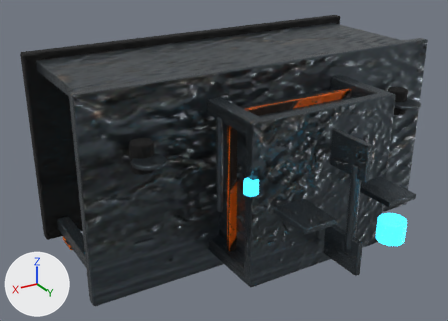
The Blender file source/aetherfall_landmarks.blend, before and after one commit.
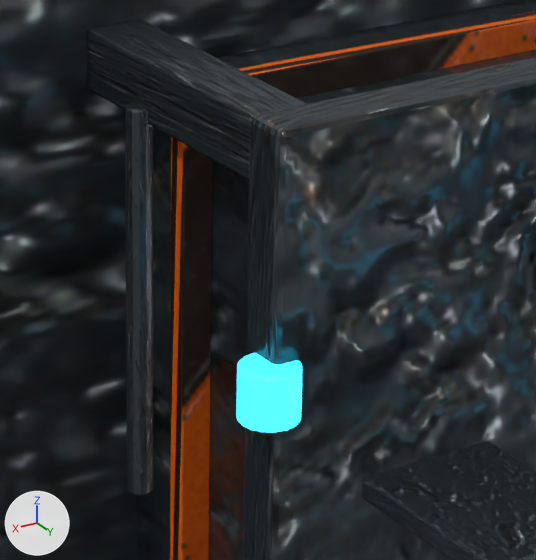
The first picture shows the older version from a 50 mm camera at (9.14, 16.77, 6.65) aimed at (1.25, 3.62, 0.08). The close-ups show the older and then the newer version on the part from 42% to 70% of the width and 29% to 71% of the height of that picture. Only the edits that show in the close-ups are written down. Lighting does not change. The marker at lower left points along +X, +Y and +Z.

Objects in the first close-up: 'HangarRoof', 'OutpostBeacon', 'OutpostMast', 'RelayAnnexCore', 'RelayAnnexCrown', 'RelayBand_5.05', 'RelayButtress_1.921.92', 'RelayVane_1.5707963267948966'.
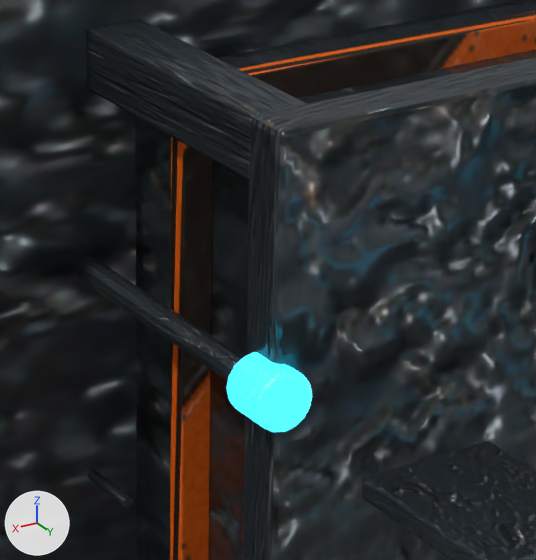
Pixel boxes (x1, y1, x2, y2) of what changed, in the close-ups (536 x 560 px):
'OutpostMast', turned: before (125, 102, 153, 495); after (76, 256, 243, 381)
'OutpostBeacon', turned: before (236, 353, 302, 433); after (226, 352, 312, 432)
'RelayLadderRail_2.1', turned (not visible before): after (88, 469, 132, 507)

What changed in the scene script:
```text
Change ob_outpostmast:
    ob_outpostmast.rotation_euler: (0.0, 0.0, 0.0) -> (1.571, 0.0, 0.0)  # degrees (0, 0, 0) -> degrees (90, 0, 0)
Change ob_outpostbeacon:
    ob_outpostbeacon.rotation_euler: (0.0, 0.0, 0.0) -> (1.571, 0.0, 0.0)  # degrees (0, 0, 0) -> degrees (90, 0, 0)
Change ob_relayladderrail_2_1:
    ob_relayladderrail_2_1.rotation_euler: (0.0, 0.0, 0.0) -> (1.571, 0.0, 0.0)  # degrees (0, 0, 0) -> degrees (90, 0, 0)
```
